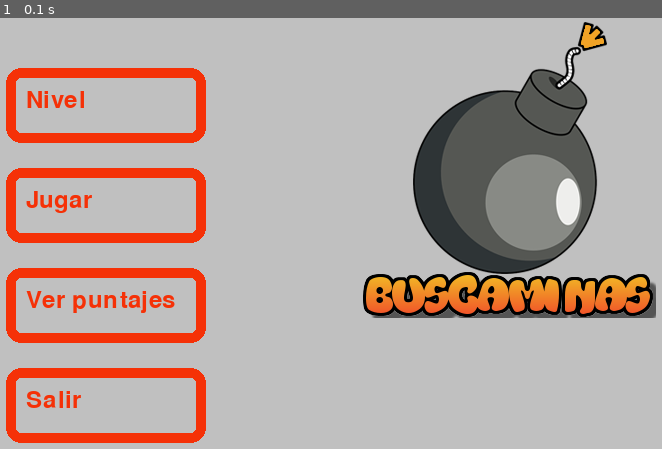
Above: before the commit, frame 1.
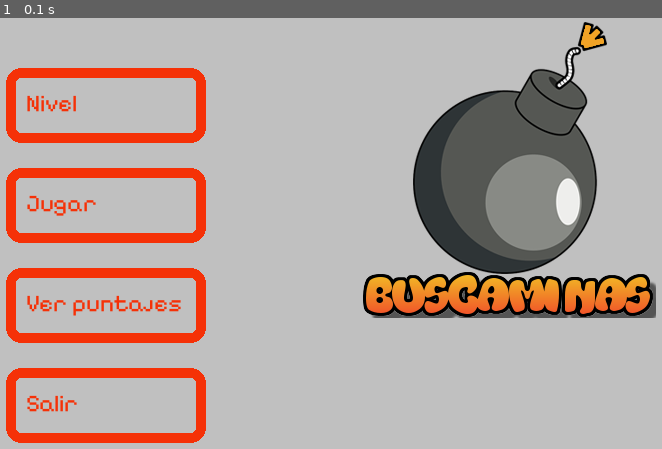
Above: after the commit, the same moment.

Repository: CristianEstMaida/pygame
Game: pygame game, started from segundo_parcial/principal.py
Two runs of this game, one before a commit and one after it. Both use one fixed random seed, a clock stepped at 60 frames per second and the inputs below.
Inputs:
- Up to frame 1 (0.1 s): no input

The runs differ from the first frame. In frame 1, 1.3% of the frame differs, in the area x 3-28%, y 16-92%.

Commit message:
Update principal.py

Diff:
--- a/segundo_parcial/principal.py
+++ b/segundo_parcial/principal.py
@@ -20,8 +20,10 @@
 pg.display.set_icon(imagen_mina)
 imagen_buscaminas = pg.image.load("segundo_parcial/recursos/buscaminas.png")
 posicion_buscaminas = (400, 0)
-fuente_inicio = pg.font.Font(None, 36)
-fuente_jugando = pg.font.Font(None, 36)
+ruta_fuente_inicio = "segundo_parcial/recursos/pixelifysans_variablefont_wght.ttf"
+ruta_fuente_jugando = "segundo_parcial/recursos/digital_7.ttf"
+fuente_inicio = pg.font.Font(ruta_fuente_inicio, 24)
+fuente_jugando = pg.font.Font(ruta_fuente_jugando, 24)
 texto_nivel = fuente_inicio.render("Nivel", True, COLOR_NARANJA)
 posicion_nivel = (70, 70)
 texto_jugar = fuente_inicio.render("Jugar", True, COLOR_NARANJA)
